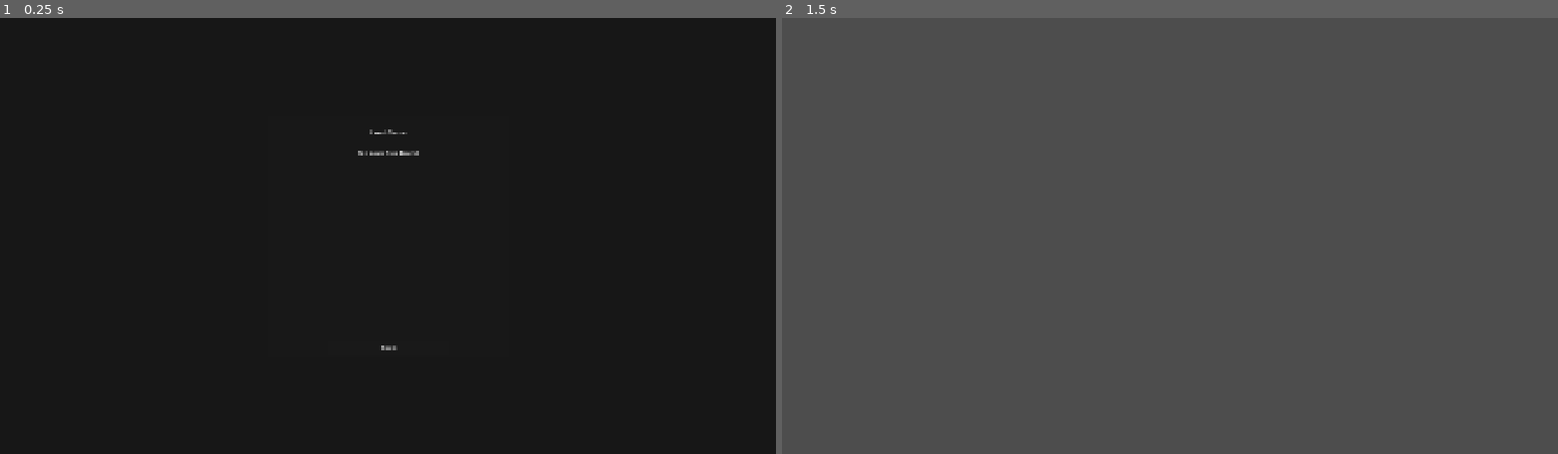
Above: before the commit, frames 1-2 (left to right).
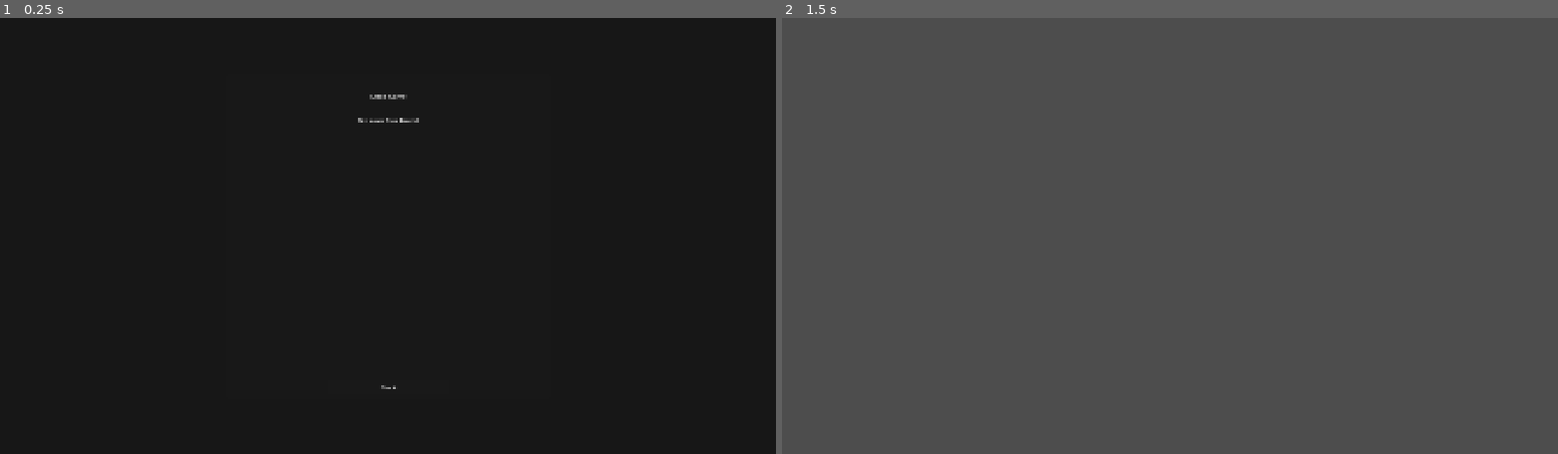
Above: after the commit, the same moments.

Repository: aaronleebrooks/weenieworld
Game: Godot game, scene res://scenes/ui/SaveSelectionMenu.tscn
Same seed, same stepped clock (60 frames per second), same inputs: the game is played once before the commit and once after it. This scene is started directly instead of the project's main scene.
Inputs:
- Up to frame 1 (0.25 s): no input
- Up to frame 2 (1.5 s): tap Enter at 0.5 s; click "Back" at 1.25 s

The runs differ from the first frame. In frame 1, 0.2% of the frame differs, in the area x 46-54%, y 17-86%; in frame 2, nothing differs.

Commit message:
Implement responsive modal system for better window resizing support

Diff:
--- a/project.godot
+++ b/project.godot
@@ -28,6 +28,7 @@
 window/size/mode=2
 window/stretch/mode="canvas_items"
 window/stretch/aspect="expand"
+window/stretch/scale=1.0
 
 [input]
 
--- a/scenes/ui/ConfirmationDialog.gd
+++ b/scenes/ui/ConfirmationDialog.gd
@@ -1,4 +1,4 @@
-extends Control
+extends "res://scripts/components/ResponsiveModal.gd"
 
 @onready var no_button = $DialogPanel/ButtonContainer/NoButton
 @onready var yes_button = $DialogPanel/ButtonContainer/YesButton
--- a/scenes/ui/ConfirmationDialog.tscn
+++ b/scenes/ui/ConfirmationDialog.tscn
@@ -1,6 +1,7 @@
-[gd_scene load_steps=2 format=3 uid="uid://exvn8yqxqxqx"]
+[gd_scene load_steps=3 format=3 uid="uid://exvn8yqxqxqx"]
 
 [ext_resource type="Script" path="res://scenes/ui/ConfirmationDialog.gd" id="1_0x0x0"]
+[ext_resource type="Script" path="res://scripts/components/ResponsiveModal.gd" id="2_0x0x0"]
 
 [node name="ConfirmationDialog" type="Control"]
 layout_mode = 3
@@ -23,20 +24,20 @@
 anchor_top = 0.5
 anchor_right = 0.5
 anchor_bottom = 0.5
-offset_left = -250.0
-offset_top = -150.0
-offset_right = 250.0
-offset_bottom = 150.0
+offset_left = -300.0
+offset_top = -200.0
+offset_right = 300.0
+offset_bottom = 200.0
 
 [node name="Title" type="Label" parent="DialogPanel"]
 layout_mode = 1
 anchors_preset = 5
 anchor_left = 0.5
 anchor_right = 0.5
-offset_left = -80.0
-offset_top = 30.0
-offset_right = 80.0
-offset_bottom = 70.0
+offset_left = -100.0
+offset_top = 40.0
+offset_right = 100.0
+offset_bottom = 90.0
 text = "Delete Save?"
 horizontal_alignment = 1
 
@@ -47,10 +48,10 @@
 anchor_top = 0.5
 anchor_right = 0.5
 anchor_bottom = 0.5
-offset_left = -150.0
-offset_top = -30.0
-offset_right = 150.0
-offset_bottom = 30.0
+offset_left = -200.0
+offset_top = -40.0
+offset_right = 200.0
+offset_bottom = 40.0
 text = "Are you sure you want to delete this save file? This action cannot be undone."
 horizontal_alignment = 1
 vertical_alignment = 1
@@ -63,10 +64,10 @@
 anchor_top = 1.0
 anchor_right = 0.5
 anchor_bottom = 1.0
-offset_left = -200.0
-offset_top = -50.0
-offset_right = 200.0
-offset_bottom = -20.0
+offset_left = -250.0
+offset_top = -60.0
+offset_right = 250.0
+offset_bottom = -30.0
 
 [node name="NoButton" type="Button" parent="DialogPanel/ButtonContainer"]
 layout_mode = 2
--- a/scenes/ui/SaveSelectionMenu.gd
+++ b/scenes/ui/SaveSelectionMenu.gd
@@ -1,4 +1,4 @@
-extends Control
+extends "res://scripts/components/ResponsiveModal.gd"
 
 @onready var save_list = $MenuPanel/SaveList/SaveListContainer
 @onready var no_saves_label = $MenuPanel/SaveList/SaveListContainer/NoSavesLabel
--- a/scenes/ui/SaveSelectionMenu.tscn
+++ b/scenes/ui/SaveSelectionMenu.tscn
@@ -1,6 +1,7 @@
-[gd_scene load_steps=2 format=3 uid="uid://dxvn8yqxqxqx"]
+[gd_scene load_steps=3 format=3 uid="uid://dxvn8yqxqxqx"]
 
 [ext_resource type="Script" path="res://scenes/ui/SaveSelectionMenu.gd" id="1_0x0x0"]
+[ext_resource type="Script" path="res://scripts/components/ResponsiveModal.gd" id="2_0x0x0"]
 
 [node name="SaveSelectionMenu" type="Control"]
 layout_mode = 3
@@ -23,20 +24,20 @@
 anchor_top = 0.5
 anchor_right = 0.5
 anchor_bottom = 0.5
-offset_left = -300.0
-offset_top = -300.0
-offset_right = 300.0
-offset_bottom = 300.0
+offset_left = -400.0
+offset_top = -400.0
+offset_right = 400.0
+offset_bottom = 400.0
 
 [node name="Title" type="Label" parent="MenuPanel"]
 layout_mode = 1
 anchors_preset = 5
 anchor_left = 0.5
 anchor_right = 0.5
-offset_left = -80.0
-offset_top = 30.0
-offset_right = 80.0
-offset_bottom = 70.0
+offset_left = -100.0
+offset_top = 40.0
+offset_right = 100.0
+offset_bottom = 90.0
 text = "Load Game"
 horizontal_alignment = 1
 
@@ -45,10 +46,10 @@
 anchors_preset = 15
 anchor_right = 1.0
 anchor_bottom = 1.0
-offset_left = 30.0
-offset_top = 80.0
-offset_right = -30.0
-offset_bottom = -80.0
+offset_left = 40.0
+offset_top = 100.0
+offset_right = -40.0
+offset_bottom = -100.0
 
 [node name="SaveListContainer" type="VBoxContainer" parent="MenuPanel/SaveList"]
 layout_mode = 2
--- /dev/null
+++ b/scripts/components/ResponsiveModal.gd
@@ -0,0 +1,36 @@
+extends Control
+class_name ResponsiveModal
+
+# Responsive modal that adjusts size based on viewport
+@export var min_width: float = 400.0
+@export var min_height: float = 300.0
+@export var max_width_percent: float = 0.8  # 80% of viewport width
+@export var max_height_percent: float = 0.8  # 80% of viewport height
+
+func _ready():
+	# Connect to viewport size changes
+	get_viewport().size_changed.connect(_on_viewport_size_changed)
+	_update_size()
+
+func _on_viewport_size_changed():
+	_update_size()
+
+func _update_size():
+	var viewport_size = get_viewport().get_visible_rect().size
+	var target_width = min(viewport_size.x * max_width_percent, viewport_size.x - 100)
+	var target_height = min(viewport_size.y * max_height_percent, viewport_size.y - 100)
+
+	# Ensure minimum size
+	target_width = max(target_width, min_width)
+	target_height = max(target_height, min_height)
+
+	# Update the modal panel size (check both MenuPanel and DialogPanel)
+	var panel = get_node_or_null("MenuPanel")
+	if not panel:
+		panel = get_node_or_null("DialogPanel")
+
+	if panel:
+		panel.offset_left = -target_width / 2
+		panel.offset_top = -target_height / 2
+		panel.offset_right = target_width / 2
+		panel.offset_bottom = target_height / 2
